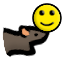
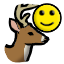
Layers edited between the first and the second 64x64 image:
added layer "Ungulate" above "Goat" over [4, 3, 50, 63]
hid "Squeak" over [2, 24, 50, 58]
